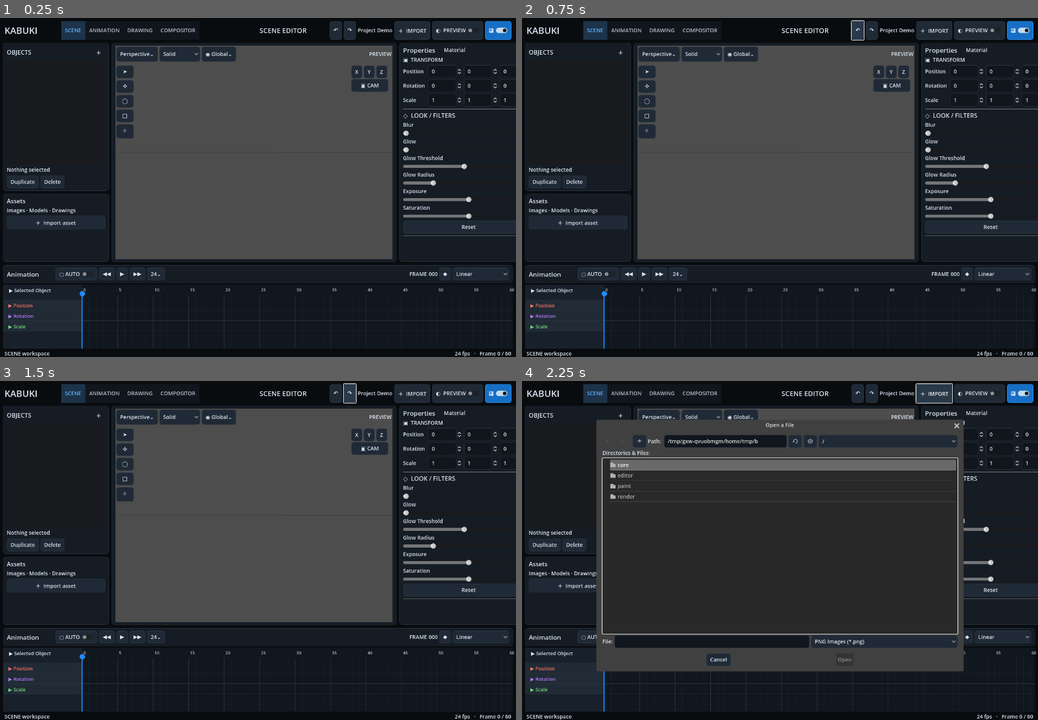
Above: before the commit, frames 1-4 (two rows, left to right).
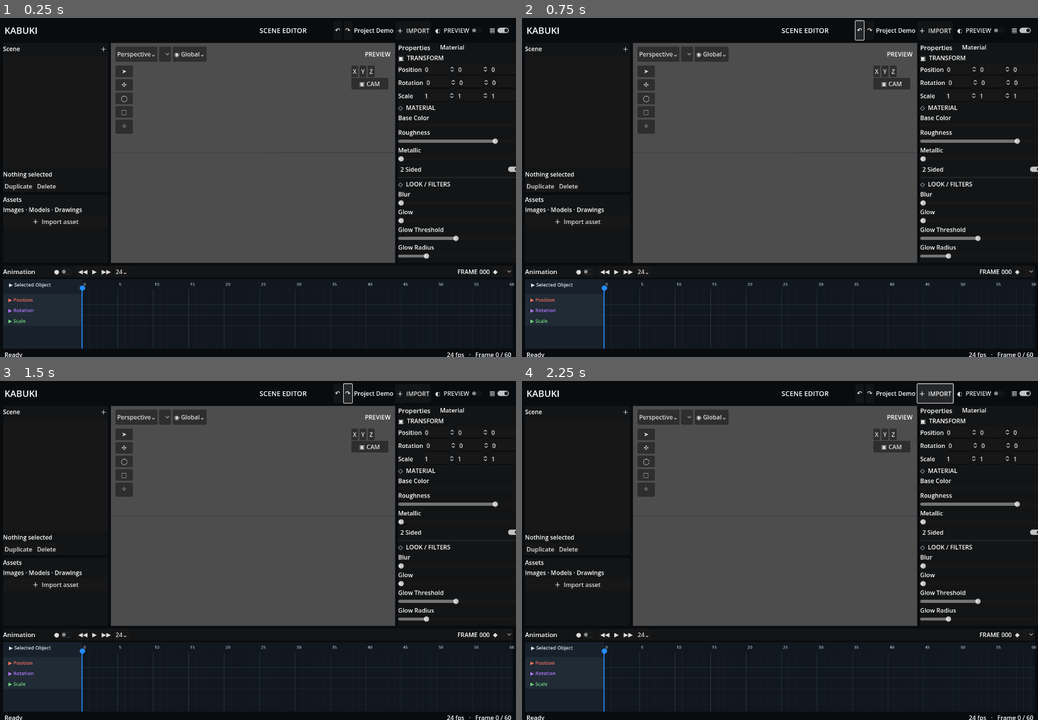
Above: after the commit, the same moments.

Repository: Onnevan/Kabuki
Game: Godot game, scene res://editor/main.tscn
Same seed, same stepped clock (60 frames per second), same inputs: the game is played once before the commit and once after it.
Inputs:
- Up to frame 1 (0.25 s): no input
- Up to frame 2 (0.75 s): click "↶" at 0.5 s
- Up to frame 3 (1.5 s): click "↷" at 1.25 s
- Up to frame 4 (2.25 s): click "＋ IMPORT" at 2 s

The runs differ from the first frame. In frame 1, 12% of the frame differs, in the area x 0-100%, y 0-100%; in frame 2, 12%; in frame 3, 12%; in frame 4, 47%.
Error after the commit: Parse Error: Too many arguments for "setup_bitmap()" call. Expected at most 3 but received 4. (res://editor/main.gd:983)

Commit message:
Fix canvas ownership deletion and paper theatre stacking

Diff:
--- a/editor/main.gd
+++ b/editor/main.gd
@@ -53,6 +53,7 @@
 const DRAWING_PLANE_SPACING := 1.0
 var projection_view_transform := Transform3D.IDENTITY
 var projection_view_valid := false
+var _pending_bitmap_image: Image
 
 func _ready() -> void:
 	theme = KabukiThemeBuilder.build()
@@ -78,6 +79,7 @@
 	%ViewZ.pressed.connect(func(): _align_view_axis(Vector3.BACK, "Z"))
 	%ViewCamera.pressed.connect(_restore_projection_view)
 	%PlaneDelete.pressed.connect(_on_plane_delete)
+	%TessellationConfirm.pressed.connect(_commit_pending_bitmap)
 	%SculptMode.clear()
 	for label in ["Push / Pull", "Move", "Pinch", "Smooth", "Inflate"]:
 		%SculptMode.add_item(label)
@@ -554,7 +556,11 @@
 func _pick(pos: Vector2) -> RuntimeObject:
 	var best: RuntimeObject = null
 	var best_d := 999999.0
-	for r in runtime_objects:
+	for i in range(runtime_objects.size()-1,-1,-1):
+		var r: RuntimeObject = runtime_objects[i]
+		if not is_instance_valid(r):
+			runtime_objects.remove_at(i)
+			continue
 		var sp := camera.unproject_position(r.global_position)
 		var radius := maxf(28.0, r.screen_radius(camera, viewport.size))
 		var d := sp.distance_to(pos)
@@ -945,6 +951,14 @@
 
 func _on_bitmap_finished(image: Image) -> void:
 	_ensure_drawing_group()
+	_pending_bitmap_image = image.duplicate()
+	%TessellationDialog.popup_centered()
+	return
+
+func _commit_pending_bitmap() -> void:
+	if _pending_bitmap_image == null: return
+	var image: Image = _pending_bitmap_image
+	_pending_bitmap_image = null
 	var obj := MotionObject.new("Bitmap Layer", "bitmap_layer", "drawing")
 	obj.parent_id = active_drawing_id
 	ProjectStore.add_object(obj)
@@ -966,7 +980,7 @@
 		var viewport_corner: Vector2 = global_corner - viewport_rect.position
 		var world_corner: Vector3 = _ray_to_drawing_plane(viewport_corner, active_drawing_group)
 		local_corners.append(active_drawing_group.to_local(world_corner))
-	runtime.setup_bitmap(obj, image, local_corners)
+	runtime.setup_bitmap(obj, image, local_corners, int(%TessellationSamples.value))
 	runtime_objects.append(runtime)
 	%DrawingCanvas.clear_canvas()
 	%DrawingCanvas.visible = false
@@ -999,8 +1013,18 @@
 	# A new reference canvas belongs to the CURRENT drawing projection.
 	# Default/front view produces an XY canvas (normal Z). If the user snaps
 	# to Z/top before creating it, the canvas becomes a floor (XZ), etc.
+	var view_basis: Basis = camera.global_transform.basis.orthonormalized()
 	var target_position: Vector3 = camera_rig.pivot
-	var view_basis: Basis = camera.global_transform.basis.orthonormalized()
+	# Paper-theatre stacking follows the CURRENT view normal. Canvases with
+	# approximately the same orientation advance one spacing step toward camera.
+	var stack_index: int = 0
+	var new_normal: Vector3 = view_basis.z.normalized()
+	for existing in drawing_planes:
+		if not is_instance_valid(existing): continue
+		var existing_normal: Vector3 = existing.global_transform.basis.z.normalized()
+		if absf(existing_normal.dot(new_normal)) > 0.985:
+			stack_index += 1
+	target_position += -new_normal * DRAWING_PLANE_SPACING * float(stack_index)
 	plane.global_transform = Transform3D(view_basis, target_position)
 	drawing_planes.append(plane)
 	plane.setup(obj)
@@ -1028,6 +1052,9 @@
 	var plane: ReferenceCanvas = %DrawingPlaneList.get_item_metadata(index)
 	if plane == null: return
 	active_drawing_group = plane
+	# Bitmap sessions are canvas-local. Never carry an unfinished raster to
+	# another reference canvas.
+	%DrawingCanvas.clear_canvas_without_history()
 	selected_stroke = null
 	for id in scene_nodes:
 		if scene_nodes[id] == plane:
@@ -1058,6 +1085,10 @@
 
 func _delete_reference_canvas(plane: ReferenceCanvas) -> void:
 	var id := _reference_canvas_id(plane)
+	# Remove runtime children from global pick/render registries before freeing.
+	for child in plane.get_children():
+		if child is RuntimeObject:
+			runtime_objects.erase(child as RuntimeObject)
 	drawing_planes.erase(plane)
 	if not id.is_empty():
 		ProjectStore.objects.erase(id)
@@ -1066,6 +1097,7 @@
 	plane.queue_free()
 	active_drawing_group = drawing_planes[-1] if not drawing_planes.is_empty() else null
 	active_drawing_id = _reference_canvas_id(active_drawing_group) if active_drawing_group else ""
+	selected = null
 	selected_scene_node = active_drawing_group
 	selected_object_id = active_drawing_id
 	gizmo.attach(active_drawing_group)
